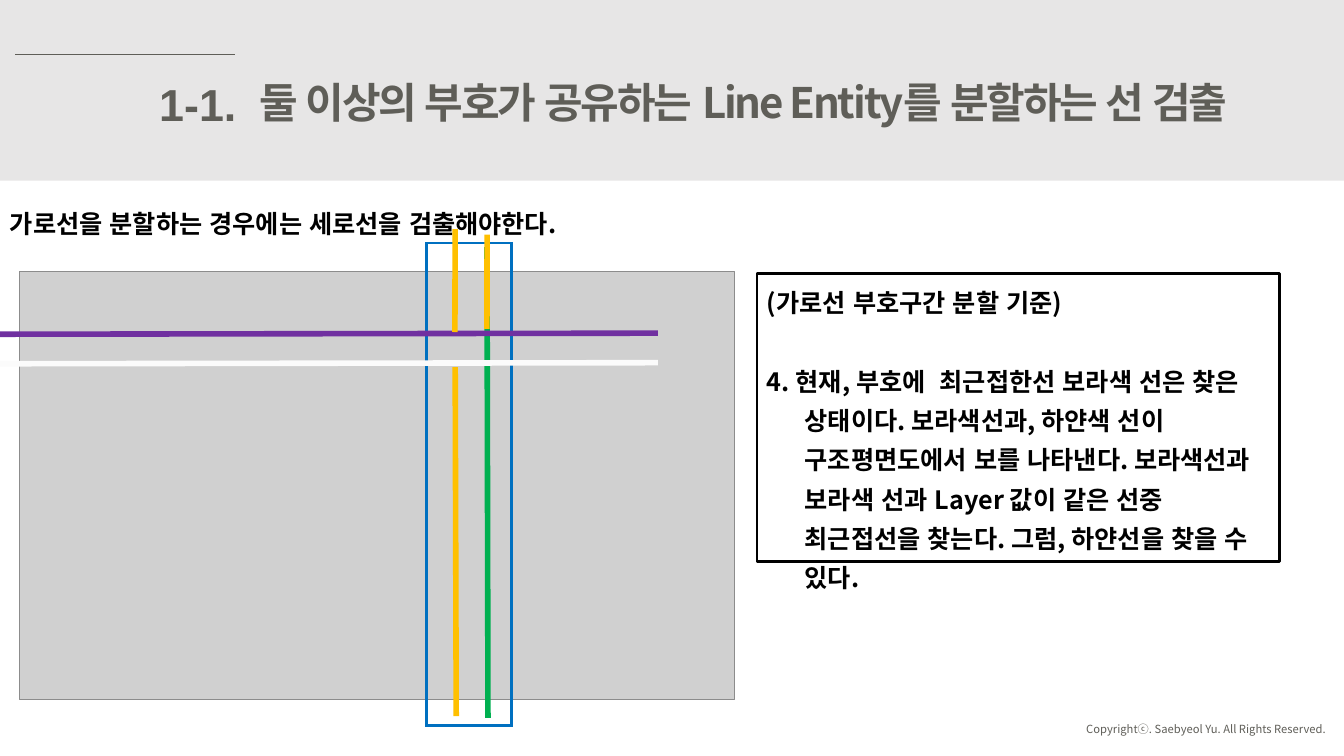
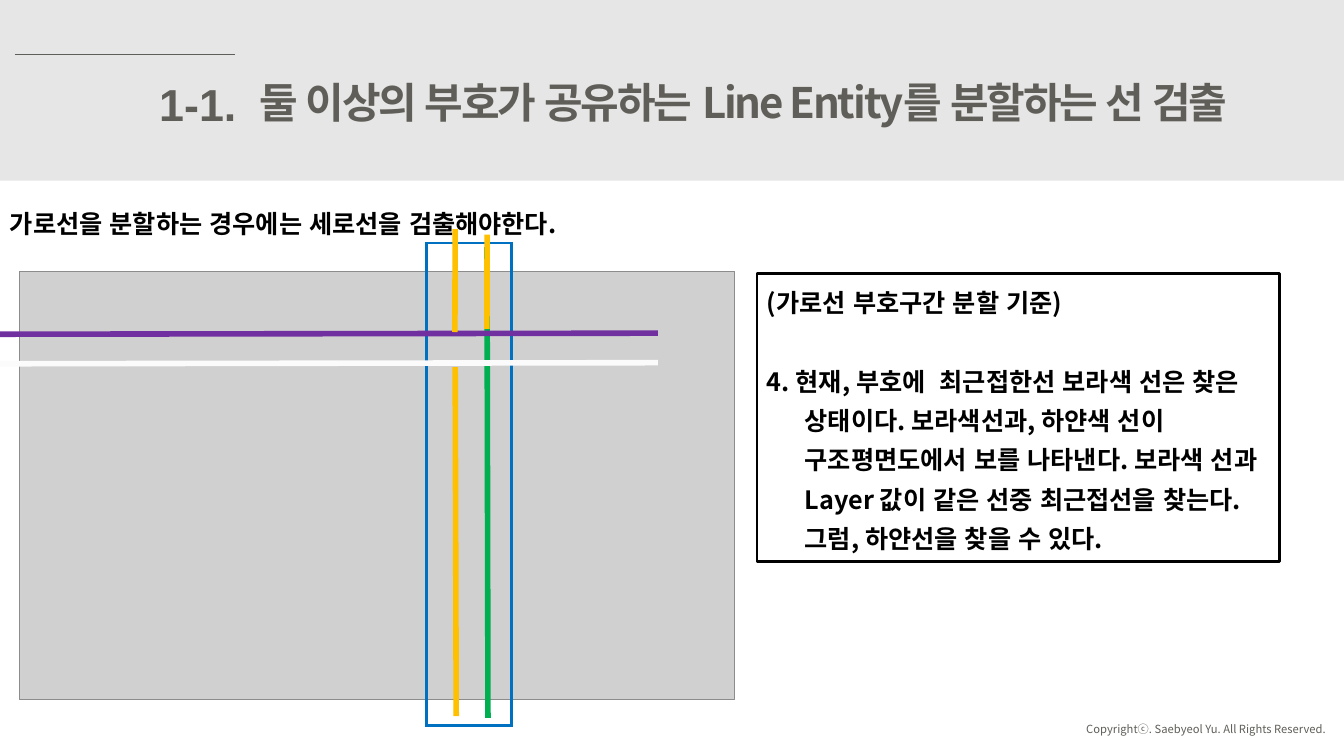
Before and after one commit to ssh6189/2021.10.02, a slide deck: slide 7 of 2021년 10월 2일 도면해석자동화.pptx. Drawn at 1344x756 pixels with LibreOffice and Linux fonts; fonts in the diff are those of the drawing; grey boxes stand for pictures. Boxes give left, top, right and bottom in pixels: in the first picture for what was removed or moved away, otherwise in the second. Text is boxed around its words. In the diff, an @@ line names an element or a change of style, - is before the commit and + after.

Commit message:
2021년 10월 2일

```diff
--- a/2021년 10월 2일 도면해석자동화.pptx
+++ b/2021년 10월 2일 도면해석자동화.pptx
@@ text in rectangle at bbox=[767, 369, 1257, 554]: text changed @@
-4. 현재, 부호에 최근접한선 보라색 선은 찾은 상태이다. 보라색선과, 하얀색 선이 구조평면도에서 보를 나타낸다. 보라색선과 보라색 선과 Layer 값이 같은 선중 최근접선을 찾는다. 그럼, 하얀선을 찾을 수 있다.
+4. 현재, 부호에 최근접한선 보라색 선은 찾은 상태이다. 보라색선과, 하얀색 선이 구조평면도에서 보를 나타낸다. 보라색 선과 Layer 값이 같은 선중 최근접선을 찾는다. 그럼, 하얀선을 찾을 수 있다.
```
